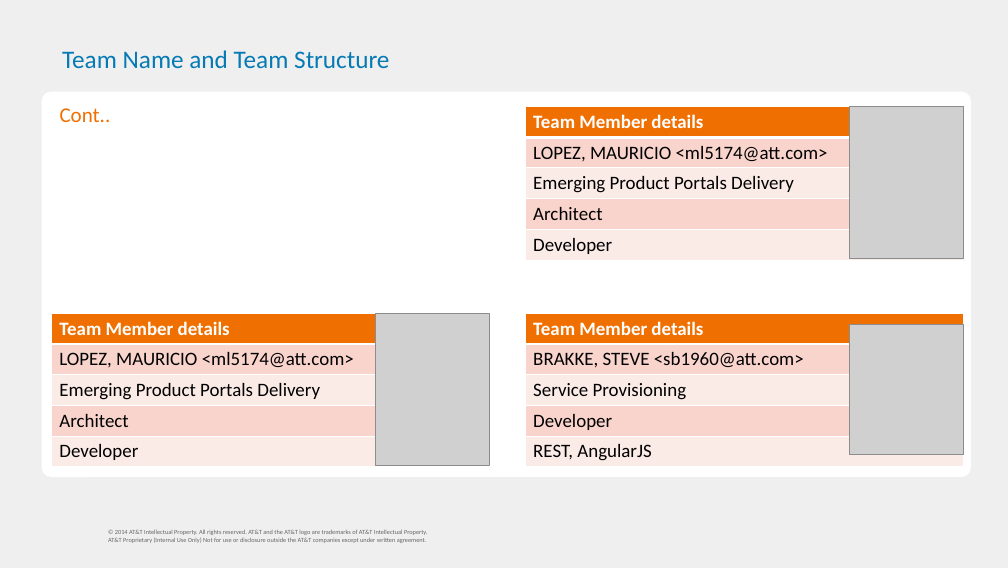
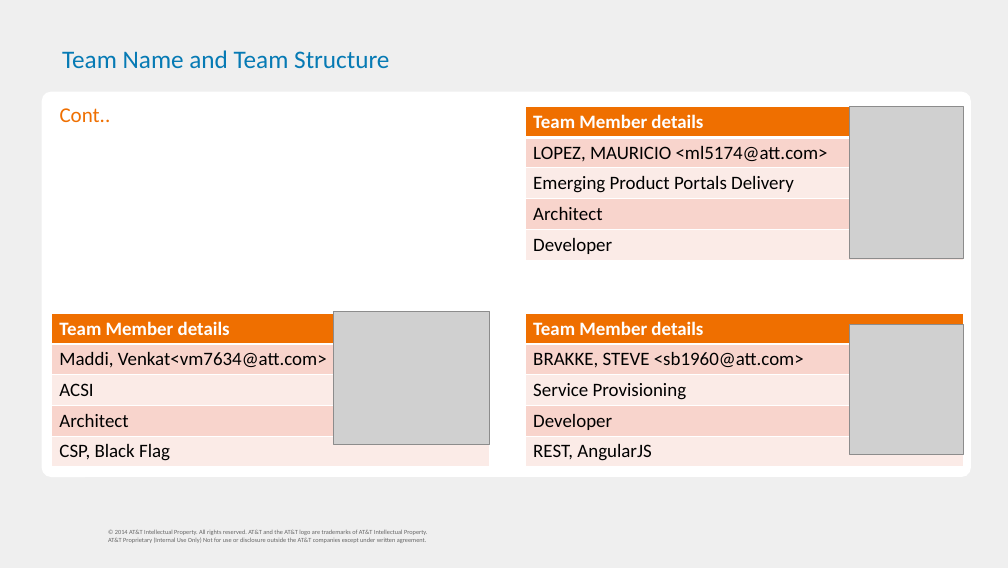
Before and after one commit to km4657/BraveHackers2014, a slide deck: slide 5 of shortener/BraveHackers/web/presentation/Mobilithon_Final_Presentation_Bravehackers.pptx. Drawn at 1008x568 pixels with LibreOffice and Linux fonts; fonts in the diff are those of the drawing; grey boxes stand for pictures; background and template pictures are left out. Boxes give left, top, right and bottom in pixels: in the first picture for what was removed or moved away, otherwise in the second. Text is boxed around its words. In the diff, an @@ line names an element or a change of style, - is before the commit and + after.

```diff
--- a/shortener/BraveHackers/web/presentation/Mobilithon_Final_Presentation_Bravehackers.pptx
+++ b/shortener/BraveHackers/web/presentation/Mobilithon_Final_Presentation_Bravehackers.pptx
@@ table at (52, 313, 490, 467) @@
-row 2, column 1: LOPEZ, MAURICIO <ml5174@att.com>
+row 2, column 1: Maddi, Venkat<vm7634@att.com>
-row 3, column 1: Emerging Product Portals Delivery
+row 3, column 1: ACSI
-row 5, column 1: Developer
+row 5, column 1: CSP, Black Flag
@@ picture: place and size @@
-picture at (375, 313, 490, 465)
+picture at (334, 312, 490, 444)
```
Also in this commit, not shown: 1 other slide changed.
